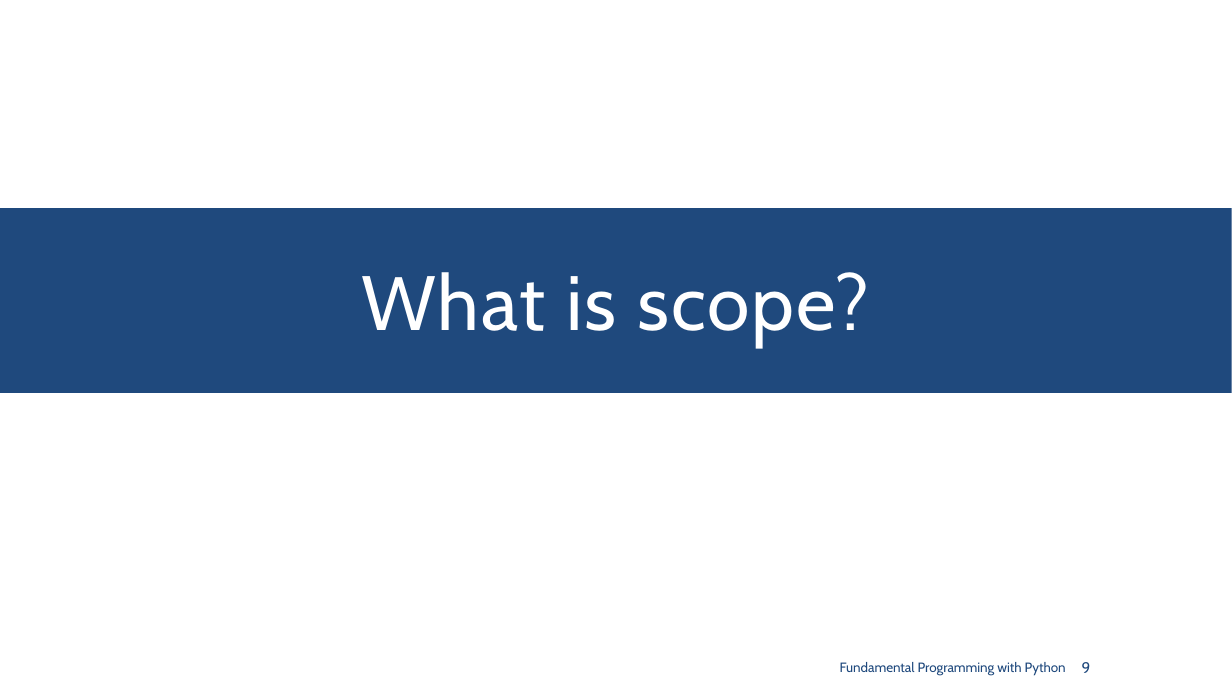
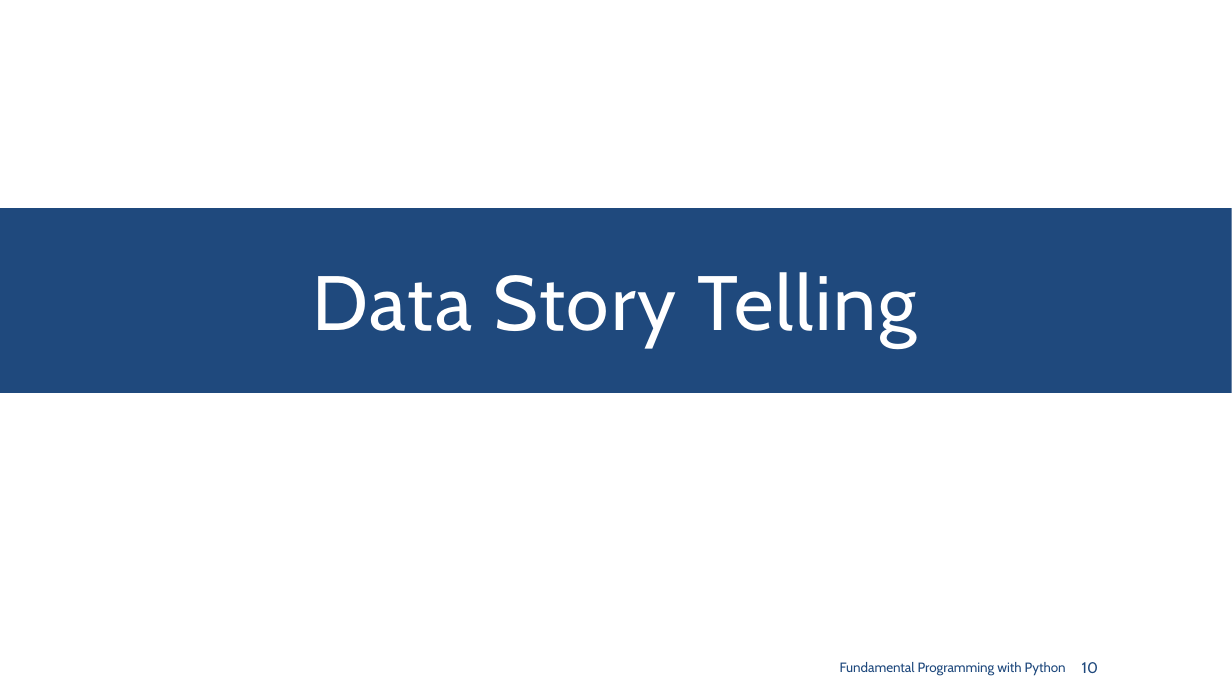
Before and after one commit to SharifPythonSpace/Course1401, a slide deck: slide 10 of Slide/17- Visualization for Presentation and better Understanding.pptx (slide 9 before the commit). Drawn at 1232x693 pixels with LibreOffice and Linux fonts; fonts in the diff are those of the drawing. Boxes give left, top, right and bottom in pixels: in the first picture for what was removed or moved away, otherwise in the second. Text is boxed around its words. In the diff, an @@ line names an element or a change of style, - is before the commit and + after.

```diff
--- a/Slide/17- Visualization for Presentation and better Understanding.pptx
+++ b/Slide/17- Visualization for Presentation and better Understanding.pptx
@@ title at box(313, 272, 917, 347): text changed @@
-What is scope?
+Data Story Telling
@@ page number at box(1082, 662, 1098, 673): text changed @@
-9
+10
```
Also in this commit, not shown: 6 other slides changed, 7 slides added.
